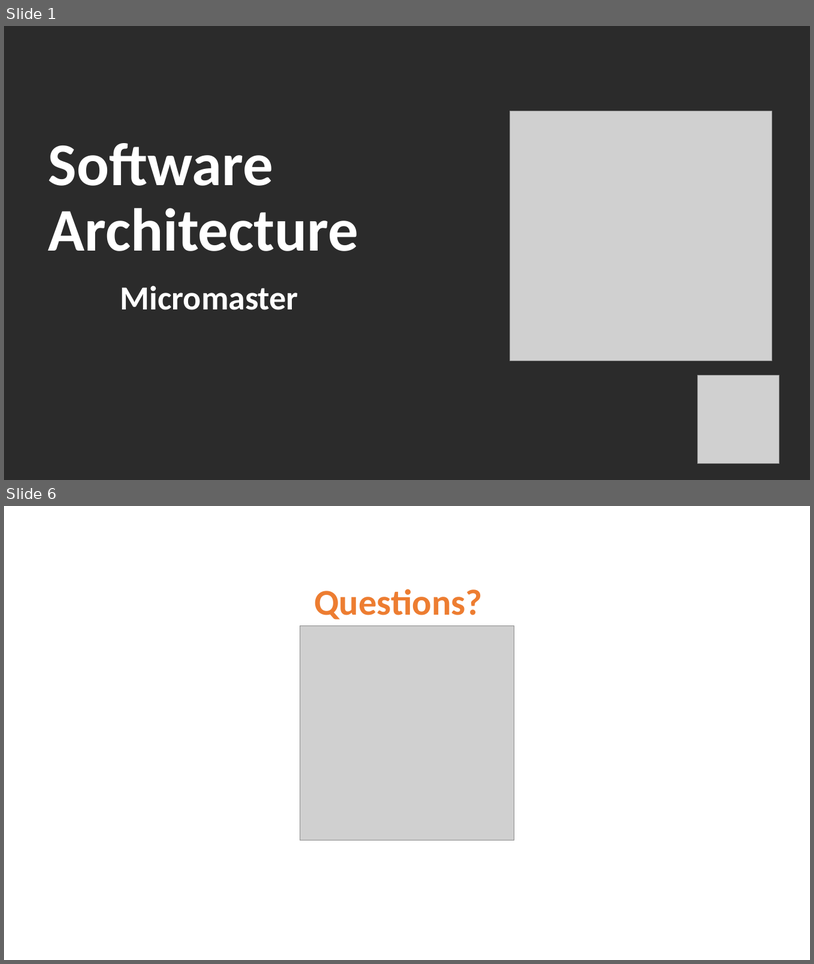
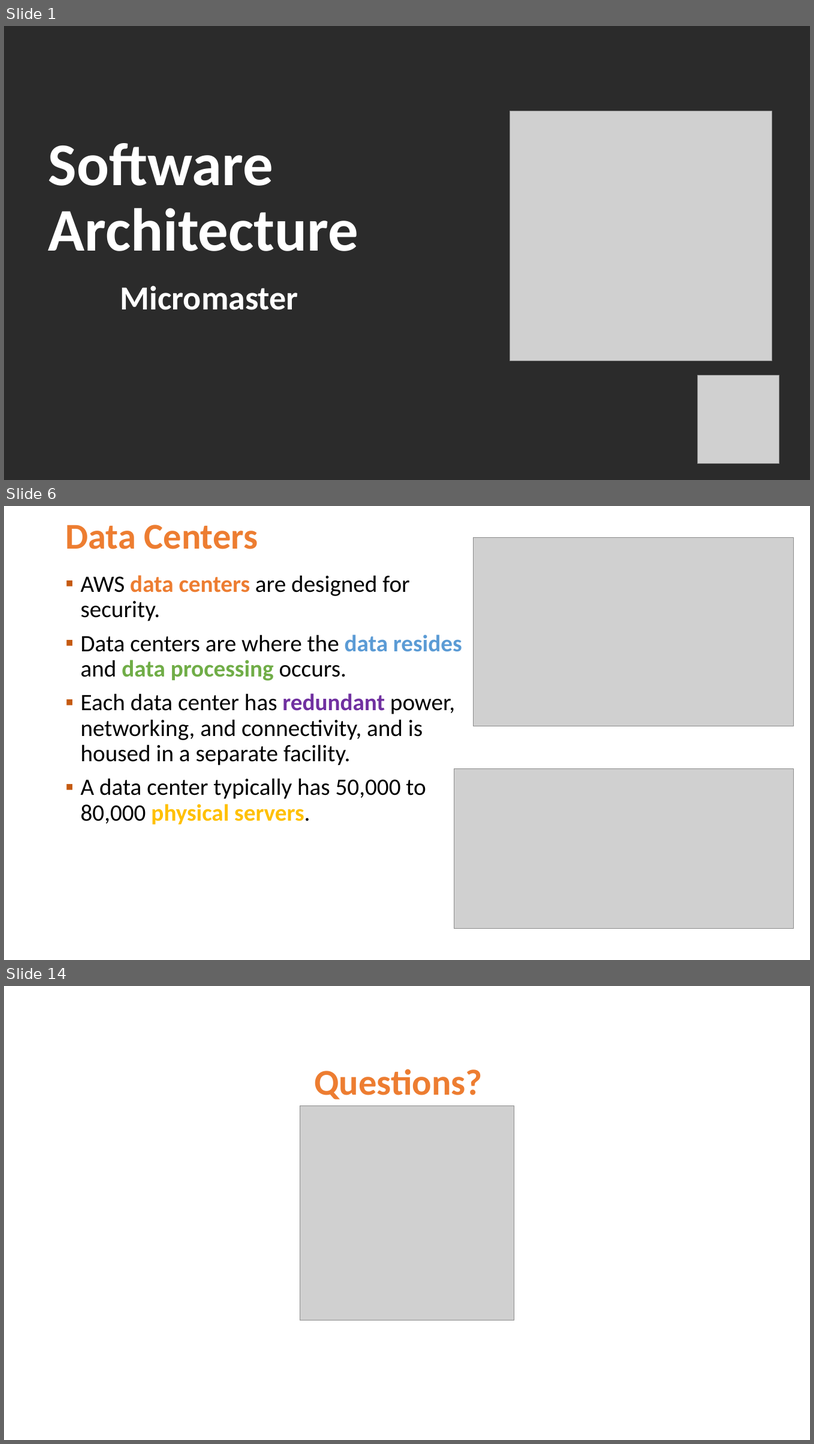
Before and after one commit to Jucer74/ArchitectureMaster, a slide deck: Classes/03-AWSInfrastructure/ArchitectureMaster-03-AWSInfrastructure.pptx. Shown one above the other, each under a label of ours: slides 1 and 6 before the commit, slides 1, 6 and 14 after it; the slides between them are not shown. The pictures are 814x964 and 814x1444 pixels, drawn with LibreOffice and Linux fonts; fonts in the diff are those of the drawing; grey boxes stand for pictures; background and template pictures are left out; a plain dark background stands for a picture behind light text. Boxes give left, top, right and bottom in pixels: in the first picture for what was removed or moved away, otherwise in the second. Text is boxed around its words. In the diff, an @@ line names an element or a change of style, - is before the commit and + after.

```diff
--- a/Classes/03-AWSInfrastructure/ArchitectureMaster-03-AWSInfrastructure.pptx
+++ b/Classes/03-AWSInfrastructure/ArchitectureMaster-03-AWSInfrastructure.pptx
@@ slide 6 added at (4,506,810,960), background #FFFFFF @@
@@ title added at (65,525,258,549), 43.2 pt, text #ED7D31, bold @@
+Data Centers
@@ picture added at (474,537,795,726) @@
@@ text added at (81,575,462,824), 28 pt, text #000000 @@
+▪ AWS data centers are designed for security.
+▪ Data centers are where the data resides and data processing occurs.
+▪ Each data center has redundant power, networking, and connectivity, and is housed in a separate facility.
+▪ A data center typically has 50,000 to 80,000 physical servers.
@@ picture added at (455,769,795,928) @@
@@ what was slide 6 is now slide 14 @@
```
Also in this commit, not shown: 4 slides changed, 8 other slides added.
